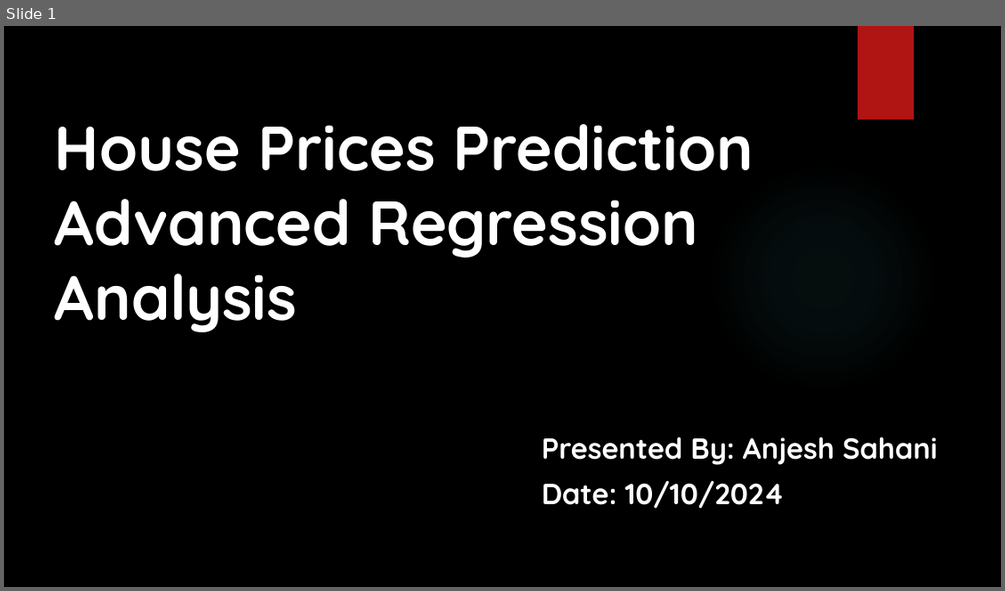
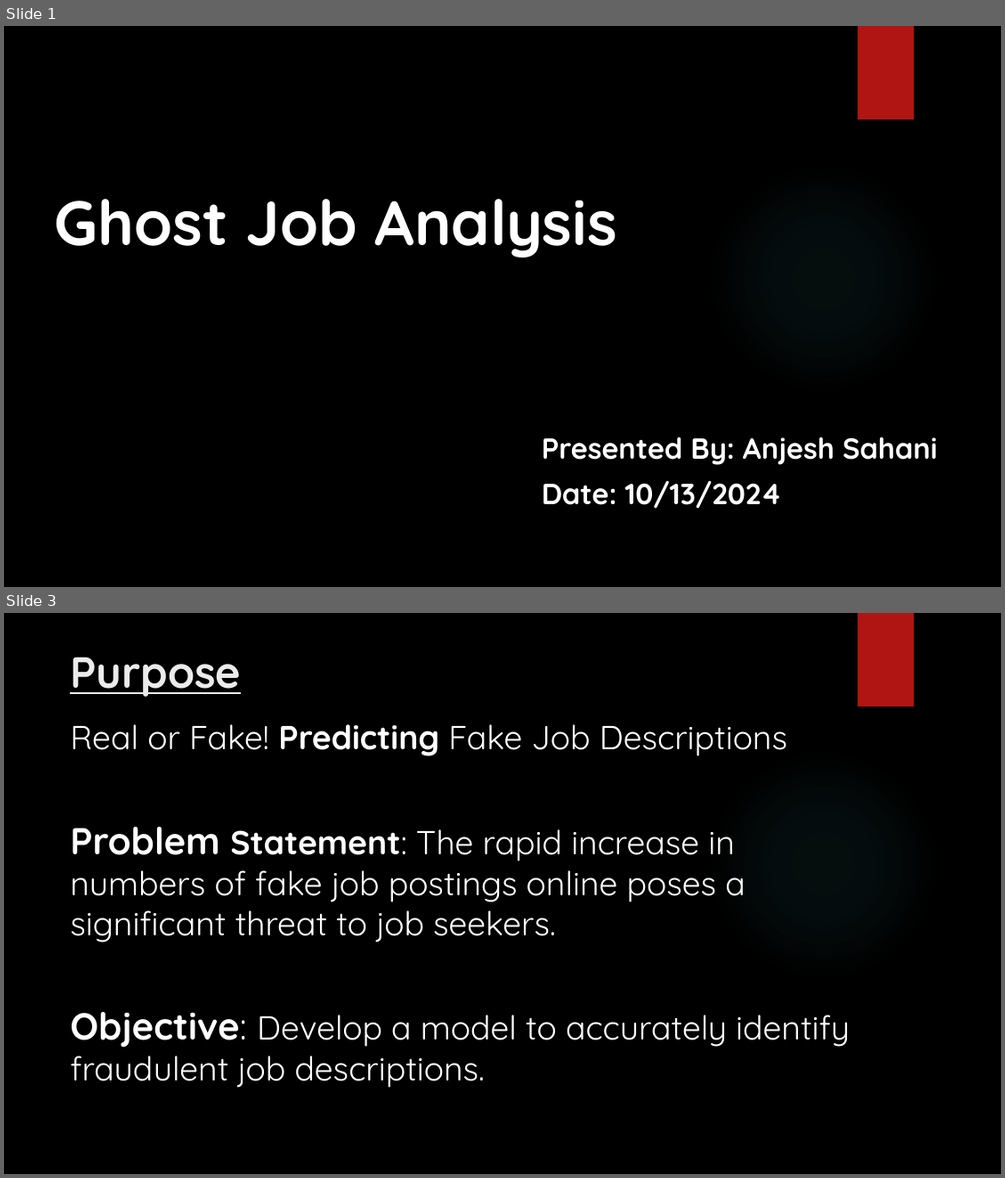
Before and after one commit to AJ-111/House-Price-Advance-Regression-Analysis, a slide deck: CSDA_5310_Individual_Project_Anjesh_Sahani.pptx. Shown one above the other, each under a label of ours: slide 1 before the commit, slides 1 and 3 after it; the slides between them are not shown. The pictures are 1005x591 and 1005x1178 pixels, drawn with LibreOffice and Linux fonts; fonts in the diff are those of the drawing; background and template pictures are left out. Boxes give left, top, right and bottom in pixels: in the first picture for what was removed or moved away, otherwise in the second. Text is boxed around its words. In the diff, an @@ line names an element or a change of style, - is before the commit and + after.

```diff
--- a/CSDA_5310_Individual_Project_Anjesh_Sahani.pptx
+++ b/CSDA_5310_Individual_Project_Anjesh_Sahani.pptx
@@ slide 3 added at (x1=4, y1=613, x2=1001, y2=1174), background picture (left out); not listed: 2 template elements that a slide beside it also shows @@
@@ title added at (x1=70, y1=657, x2=241, y2=697), 42 pt, text #EBEBEB, bold, underline @@
+Purpose
@@ text added at (x1=70, y1=724, x2=850, y2=1087), 32 pt, text #FFFFFF @@
+Real or Fake! Predicting Fake Job Descriptions
+Problem Statement: The rapid increase in numbers of fake job postings online poses a significant threat to job seekers.
+Objective: Develop a model to accurately identify fraudulent job descriptions.
@@ slide 1 changed as well @@
@@ title at (x1=55, y1=199, x2=616, y2=257): text changed @@
-House Prices Prediction Advanced Regression Analysis
+Ghost Job Analysis
@@ subtitle at (x1=542, y1=481, x2=782, y2=508): text changed @@
-Date: 10/10/2024
+Date: 10/13/2024
```
Also in this commit, not shown: 2 other slides changed, 4 other slides added, 4 slides removed, 5 other files.
